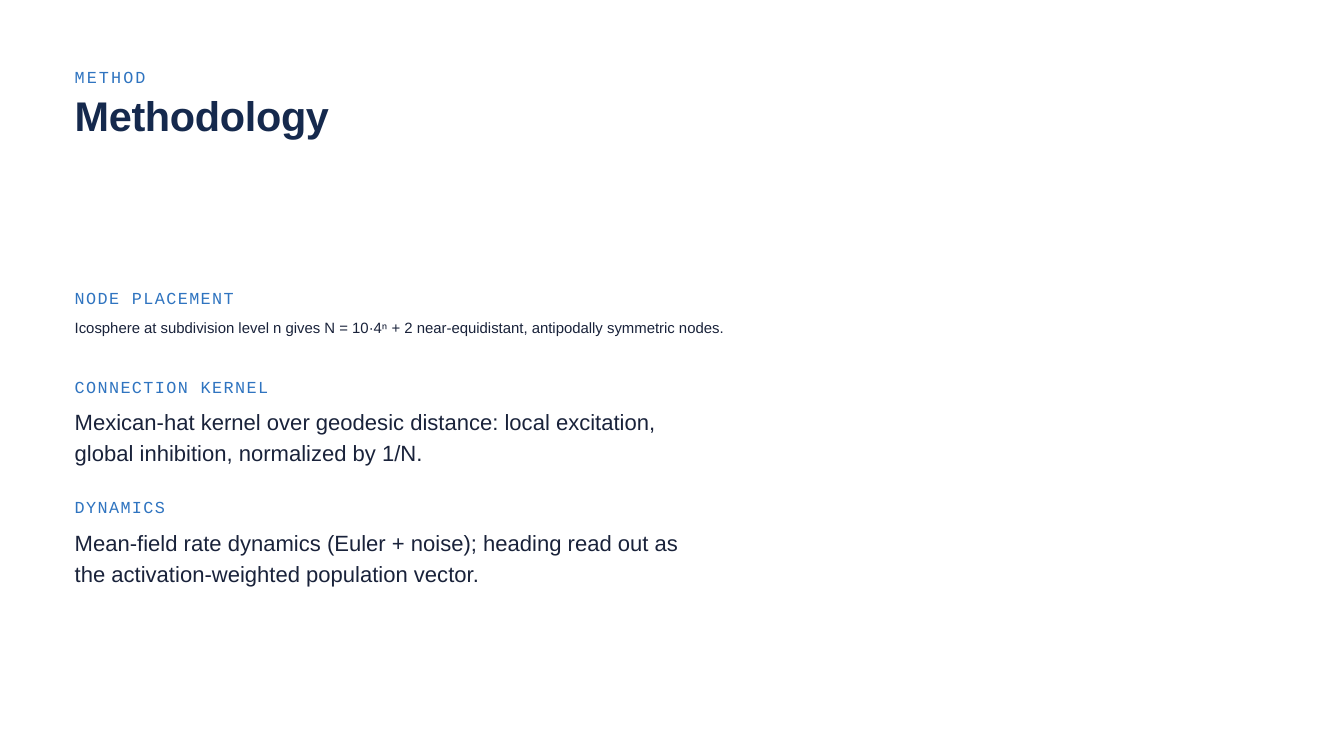
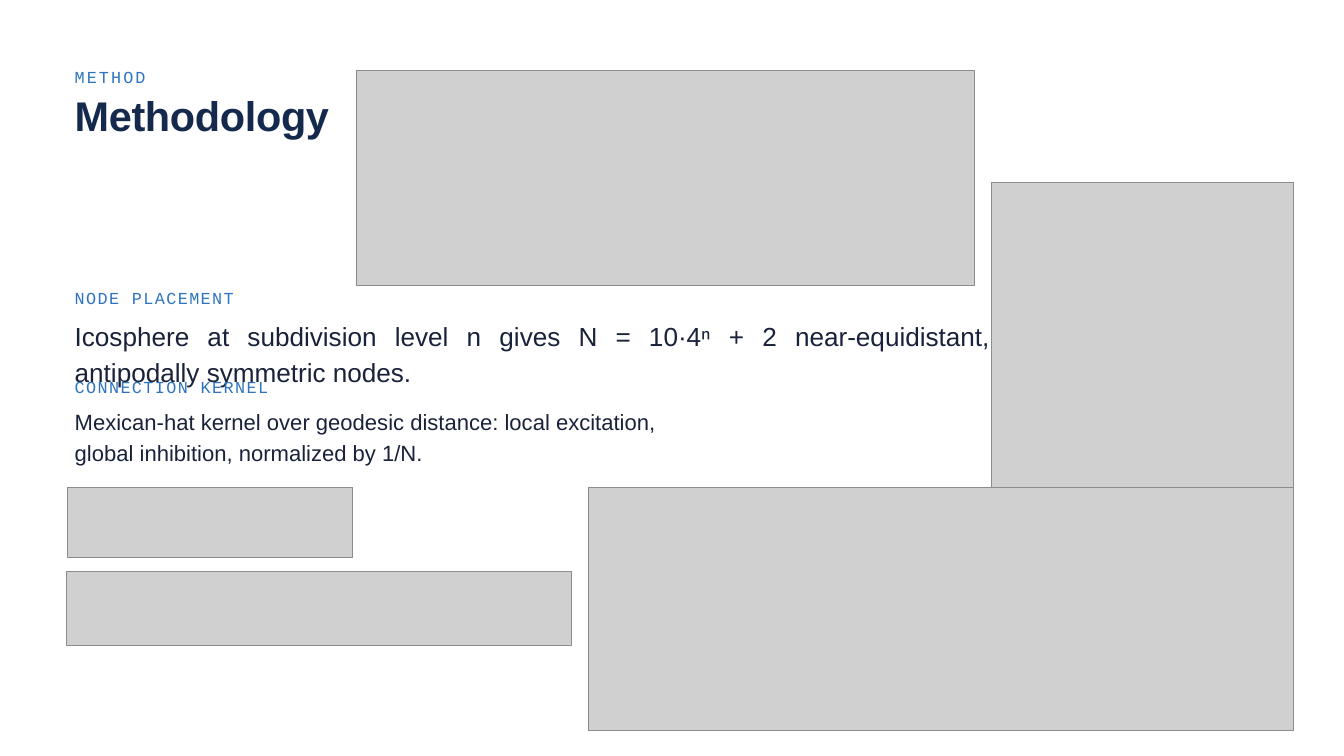
Before and after one commit to noah-ginzburg/RANController, a slide deck: slide 5 of RAN/RAN_Progress/Research_internship_presentation.odp (slide 7 before the commit). Drawn at 1344x756 pixels with LibreOffice and Linux fonts; fonts in the diff are those of the drawing; grey boxes stand for pictures. Boxes give left, top, right and bottom in pixels: in the first picture for what was removed or moved away, otherwise in the second. Text is boxed around its words. In the diff, an @@ line names an element or a change of style, - is before the commit and + after.

```diff
--- a/RAN/RAN_Progress/Research_internship_presentation.odp
+++ b/RAN/RAN_Progress/Research_internship_presentation.odp
@@ picture added at (x1=356, y1=71, x2=974, y2=286) @@
@@ picture added at (x1=991, y1=182, x2=1294, y2=487) @@
@@ text "Icosphere at subdivision level n ..." at (x1=75, y1=327, x2=989, y2=388): size 15.9 to 28 pt; alignment left to justified @@
@@ picture added at (x1=67, y1=487, x2=353, y2=558) @@
@@ text removed at (x1=75, y1=501, x2=165, y2=513) @@
-DYNAMICS
@@ picture added at (x1=588, y1=487, x2=1294, y2=731) @@
@@ text removed at (x1=75, y1=535, x2=678, y2=587) @@
-Mean-field rate dynamics (Euler + noise); heading read out as the activation-weighted population vector.
@@ picture added at (x1=67, y1=571, x2=571, y2=645) @@
```
Also in this commit, not shown: 8 other slides changed, 1 slide added, 2 slides removed, 9 other files.
